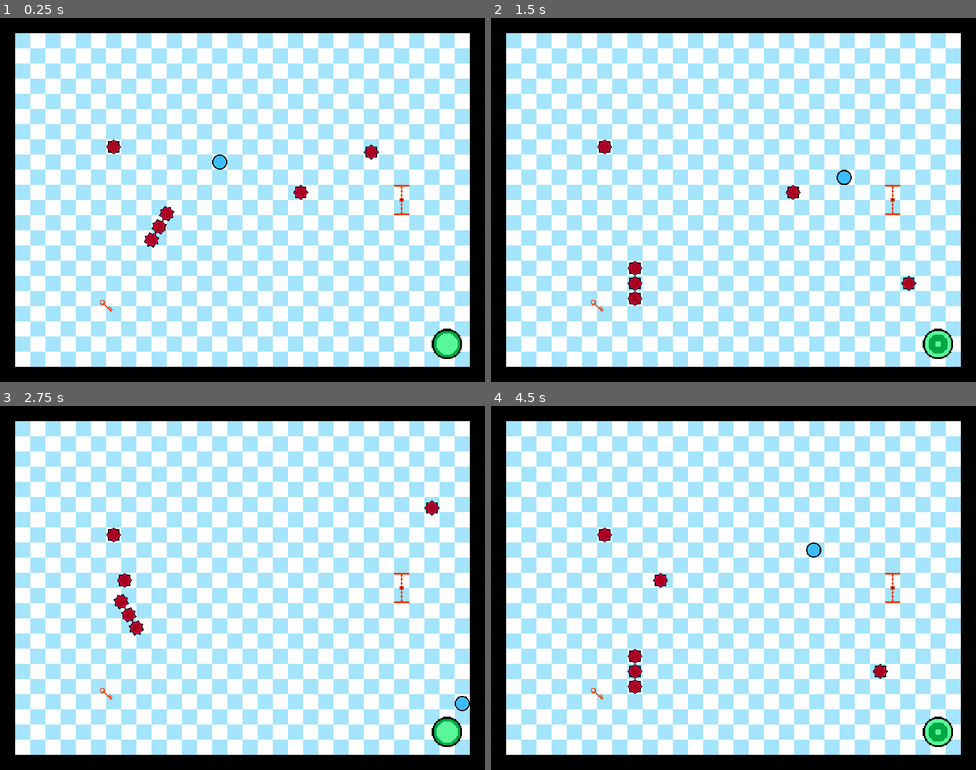
Above: before the commit, frames 1-4 (two rows, left to right).
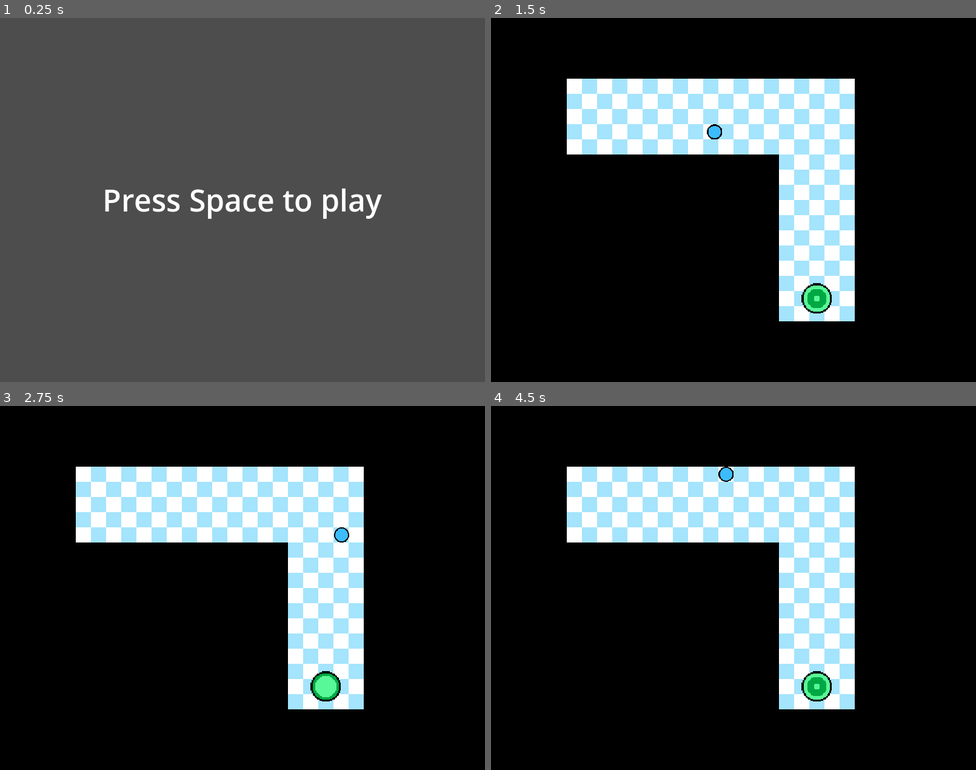
Above: after the commit, the same moments.

Repository: Aelern/godot-ball
Game: Godot game, scene res://stages/main_menu.tscn
Same seed, same stepped clock (60 frames per second), same inputs: the game is played once before the commit and once after it. Before the commit the project starts from res://stages/test_world.tscn.
Inputs:
- Up to frame 1 (0.25 s): no input
- Up to frame 2 (1.5 s): tap Space at 0.5 s; hold D (right) 0.53-1.28 s; tap Enter (ui_accept) at 0.6, 0.77, 1.07, 1.35 s; hold S (down) from 1.28 s (still down)
- Up to frame 3 (2.75 s): tap Enter (ui_accept) at 1.52, 1.82, 2.1 s; release S (down) at 2.03 s; hold D (right) from 2.03 s (still down)
- Up to frame 4 (4.5 s): release D (right) at 2.78 s; hold W (up) 2.78-3.53 s; tap Enter (ui_accept) at 2.85, 3.02, 3.32, 3.6, 3.77, 4.07, 4.35 s; hold A (left) from 3.53 s (still down)

The runs differ from the first frame. In frame 1, 99% of the frame differs, in the area x 0-100%, y 0-100%; in frame 2, 67%; in frame 3, 67%; in frame 4, 67%.

Commit message:
Added the spike spawner and extremely temporary main menu

Diff:
--- a/objects/portal.tscn
+++ b/objects/portal.tscn
@@ -56,7 +56,6 @@
 collision_layer = 0
 collision_mask = 2
 script = ExtResource("2_mehth")
-damaging = false
 
 [node name="CollisionShape2D" type="CollisionShape2D" parent="HitboxComponent"]
 shape = SubResource("CircleShape2D_v41k1")
--- a/objects/red_key.tscn
+++ b/objects/red_key.tscn
@@ -1,8 +1,58 @@
-[gd_scene load_steps=5 format=3 uid="uid://b8dm72v47ln2u"]
+[gd_scene load_steps=12 format=3 uid="uid://b8dm72v47ln2u"]
 
 [ext_resource type="Script" path="res://objects/key.gd" id="1_8bwr2"]
-[ext_resource type="Texture2D" uid="uid://bwuo7ku6xdggo" path="res://assets/KeyRed.png" id="1_cbnrx"]
+[ext_resource type="Texture2D" uid="uid://dx57o3c0x2q3p" path="res://assets/KeyRed.png" id="1_cbnrx"]
 [ext_resource type="Script" path="res://components/hitbox_component.gd" id="2_fhkb0"]
+
+[sub_resource type="AtlasTexture" id="AtlasTexture_6fv1q"]
+atlas = ExtResource("1_cbnrx")
+region = Rect2(0, 0, 32, 32)
+
+[sub_resource type="AtlasTexture" id="AtlasTexture_u475o"]
+atlas = ExtResource("1_cbnrx")
+region = Rect2(32, 0, 32, 32)
+
+[sub_resource type="AtlasTexture" id="AtlasTexture_qlt6m"]
+atlas = ExtResource("1_cbnrx")
+region = Rect2(64, 0, 32, 32)
+
+[sub_resource type="AtlasTexture" id="AtlasTexture_uhups"]
+atlas = ExtResource("1_cbnrx")
+region = Rect2(96, 0, 32, 32)
+
+[sub_resource type="AtlasTexture" id="AtlasTexture_3gjyo"]
+atlas = ExtResource("1_cbnrx")
+region = Rect2(128, 0, 32, 32)
+
+[sub_resource type="AtlasTexture" id="AtlasTexture_b5l61"]
+atlas = ExtResource("1_cbnrx")
+region = Rect2(160, 0, 32, 32)
+
+[sub_resource type="SpriteFrames" id="SpriteFrames_ka3i5"]
+animations = [{
+"frames": [{
+"duration": 1.0,
+"texture": SubResource("AtlasTexture_6fv1q")
+}, {
+"duration": 1.0,
+"texture": SubResource("AtlasTexture_u475o")
+}, {
+"duration": 1.0,
+"texture": SubResource("AtlasTexture_qlt6m")
+}, {
+"duration": 1.0,
+"texture": SubResource("AtlasTexture_uhups")
+}, {
+"duration": 1.0,
+"texture": SubResource("AtlasTexture_3gjyo")
+}, {
+"duration": 1.0,
+"texture": SubResource("AtlasTexture_b5l61")
+}],
+"loop": true,
+"name": &"default",
+"speed": 8.0
+}]
 
 [sub_resource type="CircleShape2D" id="CircleShape2D_167wg"]
 radius = 18.0
@@ -10,8 +60,10 @@
 [node name="RedKey" type="Node2D"]
 script = ExtResource("1_8bwr2")
 
-[node name="Sprite2D" type="Sprite2D" parent="."]
-texture = ExtResource("1_cbnrx")
+[node name="AnimatedSprite2D" type="AnimatedSprite2D" parent="."]
+sprite_frames = SubResource("SpriteFrames_ka3i5")
+autoplay = "default"
+frame_progress = 0.526186
 
 [node name="HitboxComponent" type="Area2D" parent="."]
 collision_layer = 0
--- /dev/null
+++ b/obstacles/fragile_spike.gd
@@ -0,0 +1,12 @@
+class_name FragileSpike
+extends Spike
+
+var speed: Vector2
+
+func set_speed(setSpeed: Vector2):
+	speed = setSpeed
+
+func _physics_process(delta):
+	var collision = move_and_collide(speed * delta)
+	if collision:
+		queue_free()
--- /dev/null
+++ b/obstacles/fragile_spike.tscn
@@ -0,0 +1,7 @@
+[gd_scene load_steps=3 format=3 uid="uid://cphde1fp1pr2q"]
+
+[ext_resource type="PackedScene" uid="uid://cj00kyspwebpe" path="res://obstacles/spike.tscn" id="1_m4kfp"]
+[ext_resource type="Script" path="res://obstacles/fragile_spike.gd" id="2_omxet"]
+
+[node name="FragileSpike" instance=ExtResource("1_m4kfp")]
+script = ExtResource("2_omxet")
--- /dev/null
+++ b/obstacles/spike_spawner.gd
@@ -0,0 +1,17 @@
+class_name SpikeSpawner
+extends Node2D
+
+@export var speed: Vector2 = Vector2(100.0, 0.0)
+@export var rate: float = 1.0
+
+@onready var timer = $Timer
+@onready var spawner_component = $SpawnerComponent
+
+# Called when the node enters the scene tree for the first time.
+func _ready():
+	timer.wait_time = rate
+	timer.timeout.connect(spawn_spike)
+
+func spawn_spike():
+	var spawned_spike = spawner_component.spawn()
+	spawned_spike.set_speed(speed)
--- /dev/null
+++ b/obstacles/spike_spawner.tscn
@@ -0,0 +1,15 @@
+[gd_scene load_steps=4 format=3 uid="uid://dw6lfp21xibpy"]
+
+[ext_resource type="Script" path="res://obstacles/spike_spawner.gd" id="1_hoqpy"]
+[ext_resource type="Script" path="res://components/spawner_component.gd" id="2_pr1hw"]
+[ext_resource type="PackedScene" uid="uid://cphde1fp1pr2q" path="res://obstacles/fragile_spike.tscn" id="3_42fm7"]
+
+[node name="SpikeSpawner" type="Node2D"]
+script = ExtResource("1_hoqpy")
+
+[node name="Timer" type="Timer" parent="."]
+autostart = true
+
+[node name="SpawnerComponent" type="Node2D" parent="."]
+script = ExtResource("2_pr1hw")
+scene = ExtResource("3_42fm7")
--- a/obstacles/track.tscn
+++ b/obstacles/track.tscn
@@ -1,10 +1,10 @@
-[gd_scene load_steps=3 format=3 uid="uid://d3b7gb0fjofma"]
+[gd_scene load_steps=3 format=3 uid="uid://pjwfrxo6rcwl"]
 
 [ext_resource type="PackedScene" uid="uid://x7cyys80l37w" path="res://obstacles/track_spike.tscn" id="1_4d3pq"]
 
 [sub_resource type="Curve2D" id="Curve2D_at6ag"]
 _data = {
-"points": PackedVector2Array(0, 0, 0, 0, 784, 208, 0, 0, 0, 0, 784, 560, 0, 0, 0, 0, 912, 560, 0, 0, 0, 0, 912, 208, 0, 0, 0, 0, 784, 208)
+"points": PackedVector2Array(0, 0, 0, 0, 560, 208, 0, 0, 0, 0, 784, 560, 0, 0, 0, 0, 912, 560, 0, 0, 0, 0, 912, 208, 0, 0, 0, 0, 784, 208)
 }
 point_count = 5
 
@@ -12,8 +12,7 @@
 curve = SubResource("Curve2D_at6ag")
 
 [node name="PathFollow2D" type="PathFollow2D" parent="."]
-position = Vector2(784, 208)
-rotation = 1.5708
+position = Vector2(560, 208)
+rotation = 1.00407
 
 [node name="TrackSpike" parent="PathFollow2D" instance=ExtResource("1_4d3pq")]
-speed = 5.0
--- a/obstacles/track_spike.tscn
+++ b/obstacles/track_spike.tscn
@@ -6,6 +6,3 @@
 [node name="TrackSpike" instance=ExtResource("1_7qdti")]
 script = ExtResource("2_u6k2r")
 speed = 5.0
-
-[node name="HitboxComponent" parent="." index="1"]
-damaging = true
--- a/project.godot
+++ b/project.godot
@@ -11,7 +11,7 @@
 [application]
 
 config/name="Ball"
-run/main_scene="res://stages/test_world.tscn"
+run/main_scene="res://stages/main_menu.tscn"
 config/features=PackedStringArray("4.2", "Forward Plus")
 config/icon="res://icon.svg"
 
--- a/stages/level_2.tscn
+++ b/stages/level_2.tscn
@@ -25,6 +25,12 @@
 [node name="Spike3" parent="." instance=ExtResource("3_1gya4")]
 position = Vector2(496, 336)
 
+[node name="Spike4" parent="." instance=ExtResource("3_1gya4")]
+position = Vector2(496, 304)
+
+[node name="Spike5" parent="." instance=ExtResource("3_1gya4")]
+position = Vector2(496, 432)
+
 [node name="Player" parent="." instance=ExtResource("3_orlaj")]
 position = Vector2(848, 368)
 
--- /dev/null
+++ b/stages/main_menu.gd
@@ -0,0 +1,7 @@
+extends Node2D
+
+
+
+func _input(event):
+	if event.is_action_released("ui_accept"):
+		get_tree().change_scene_to_file("res://stages/level_1.tscn")
--- /dev/null
+++ b/stages/main_menu.tscn
@@ -0,0 +1,17 @@
+[gd_scene load_steps=3 format=3 uid="uid://chqfj6mjso68m"]
+
+[ext_resource type="Script" path="res://stages/main_menu.gd" id="1_ervmu"]
+
+[sub_resource type="LabelSettings" id="LabelSettings_ysxmm"]
+font_size = 64
+
+[node name="MainMenu" type="Node2D"]
+script = ExtResource("1_ervmu")
+
+[node name="Label" type="Label" parent="."]
+offset_right = 1024.0
+offset_bottom = 768.0
+text = "Press Space to play"
+label_settings = SubResource("LabelSettings_ysxmm")
+horizontal_alignment = 1
+vertical_alignment = 1
--- a/stages/test_world.tscn
+++ b/stages/test_world.tscn
@@ -7,10 +7,17 @@
 [ext_resource type="PackedScene" uid="uid://dpauun2i4vpjj" path="res://objects/portal.tscn" id="3_fmdho"]
 [ext_resource type="PackedScene" uid="uid://wbppobph7c7b" path="res://obstacles/bouncing_spike.tscn" id="4_3lw1i"]
 [ext_resource type="PackedScene" uid="uid://23gs4vbtlnpj" path="res://objects/wall_tile_map.tscn" id="5_5aqha"]
+[ext_resource type="PackedScene" uid="uid://dw6lfp21xibpy" path="res://obstacles/spike_spawner.tscn" id="6_twd0s"]
 [ext_resource type="PackedScene" uid="uid://pbrrsbnfdwwk" path="res://obstacles/spike_spinner.tscn" id="6_vny70"]
 [ext_resource type="PackedScene" uid="uid://b8dm72v47ln2u" path="res://objects/red_key.tscn" id="9_283or"]
-[ext_resource type="PackedScene" uid="uid://d3b7gb0fjofma" path="res://obstacles/track.tscn" id="9_e7mly"]
 [ext_resource type="PackedScene" uid="uid://xoh8oaj6jwl1" path="res://objects/red_key_gate.tscn" id="10_7o24o"]
+[ext_resource type="PackedScene" uid="uid://x7cyys80l37w" path="res://obstacles/track_spike.tscn" id="11_hpkvx"]
+
+[sub_resource type="Curve2D" id="Curve2D_al1pg"]
+_data = {
+"points": PackedVector2Array(0, 0, 0, 0, 176, 560, 0, 0, 0, 0, 176, 656, 0, 0, 0, 0, 272, 656, 0, 0, 0, 0, 272, 560, 0, 0, 0, 0, 176, 560)
+}
+point_count = 5
 
 [node name="TestWorld" type="Node2D"]
 script = ExtResource("1_e0lnr")
@@ -23,11 +30,15 @@
 
 [node name="Portal" parent="." instance=ExtResource("3_fmdho")]
 position = Vector2(944, 688)
-next_level = null
 
 [node name="BouncingSpike" parent="." instance=ExtResource("4_3lw1i")]
 position = Vector2(560, 368)
 speed = Vector2(300, 0)
+
+[node name="SpikeSpawner" parent="." instance=ExtResource("6_twd0s")]
+position = Vector2(816, 48)
+speed = Vector2(0, 200)
+rate = 0.5
 
 [node name="SpikeSpinner" parent="." instance=ExtResource("6_vny70")]
 position = Vector2(304, 496)
@@ -54,6 +65,11 @@
 [node name="RedKeyGate" parent="." instance=ExtResource("10_7o24o")]
 position = Vector2(848, 384)
 
-[node name="Path2D" parent="." instance=ExtResource("9_e7mly")]
+[node name="Path2D" type="Path2D" parent="."]
+curve = SubResource("Curve2D_al1pg")
 
-[editable path="Path2D"]
+[node name="PathFollow2D" type="PathFollow2D" parent="Path2D"]
+position = Vector2(176, 560)
+rotation = 1.5708
+
+[node name="TrackSpike" parent="Path2D/PathFollow2D" instance=ExtResource("11_hpkvx")]
Binary file changed: assets/KeyRed.png
Not shown, changed: assets/KeyRed.png.import
Not shown: 1 places in stages/test_world.tscn that only renumber resources
